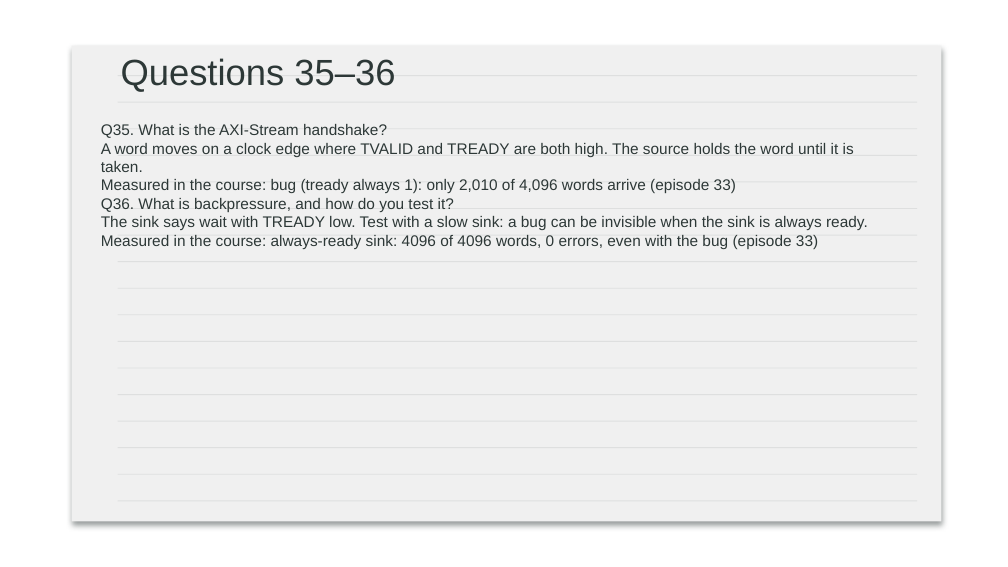
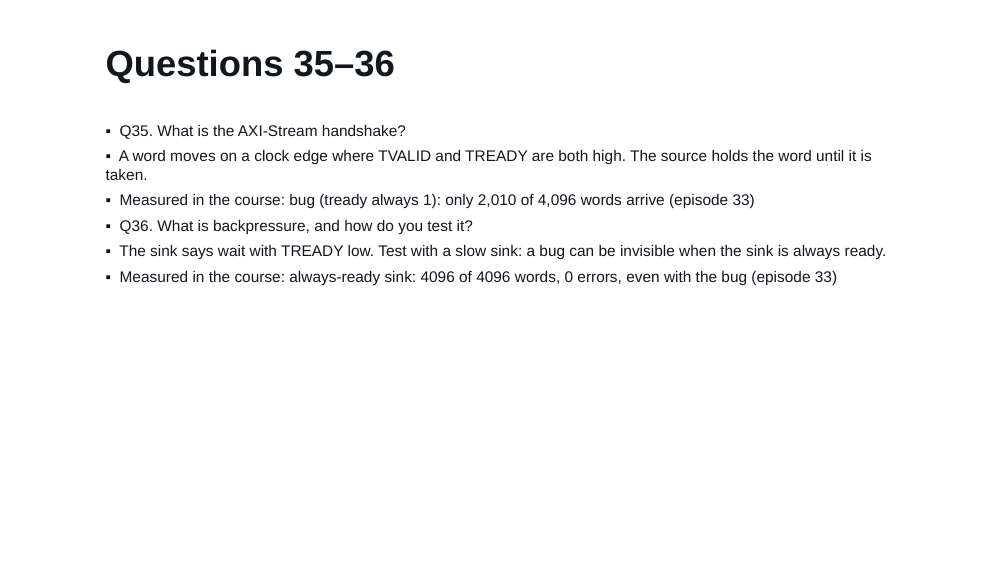
Before and after one commit to Silicon-Simplified/FPGA-Course, a slide deck: slide 24 of slides/ep43_interview_slides.pptx. Drawn at 1008x567 pixels with LibreOffice and Linux fonts; fonts in the diff are those of the drawing; background and template pictures are left out. Boxes give left, top, right and bottom in pixels: in the first picture for what was removed or moved away, otherwise in the second. Text is boxed around its words. In the diff, an @@ line names an element or a change of style, - is before the commit and + after.

```diff
--- a/slides/ep43_interview_slides.pptx
+++ b/slides/ep43_interview_slides.pptx
@@ text "Questions 35–36": place and size @@
-text "Questions 35–36" at (121,58,395,92)
+text "Questions 35–36" at (106,49,395,83)
@@ text "Questions 35–36" at (106,49,395,83): text colour #2D3837 to #12161D, bold on @@
@@ text at (106,125,887,285): text changed; text colour #2D3837 to #12161D @@
-Q35. What is the AXI-Stream handshake?
-A word moves on a clock edge where TVALID and TREADY are both high. The source holds the word until it is taken.
-Measured in the course: bug (tready always 1): only 2,010 of 4,096 words arrive (episode 33)
-Q36. What is backpressure, and how do you test it?
-The sink says wait with TREADY low. Test with a slow sink: a bug can be invisible when the sink is always ready.
-Measured in the course: always-ready sink: 4096 of 4096 words, 0 errors, even with the bug (episode 33)
+▪ Q35. What is the AXI-Stream handshake?
+▪ A word moves on a clock edge where TVALID and TREADY are both high. The source holds the word until it is taken.
+▪ Measured in the course: bug (tready always 1): only 2,010 of 4,096 words arrive (episode 33)
+▪ Q36. What is backpressure, and how do you test it?
+▪ The sink says wait with TREADY low. Test with a slow sink: a bug can be invisible when the sink is always ready.
+▪ Measured in the course: always-ready sink: 4096 of 4096 words, 0 errors, even with the bug (episode 33)
@@ group removed at (72,45,941,521): 17 rectangles, 1 rounded rectangle @@
```
Also in this commit, not shown: 31 other slides changed, 42 other files.
